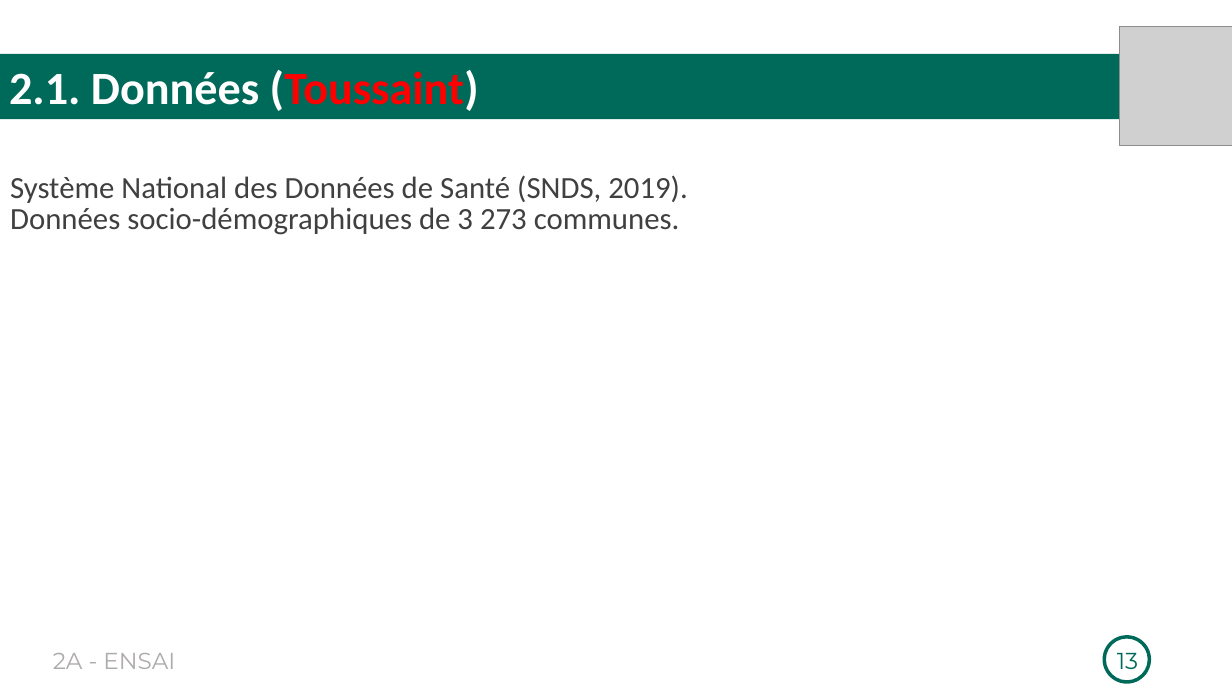
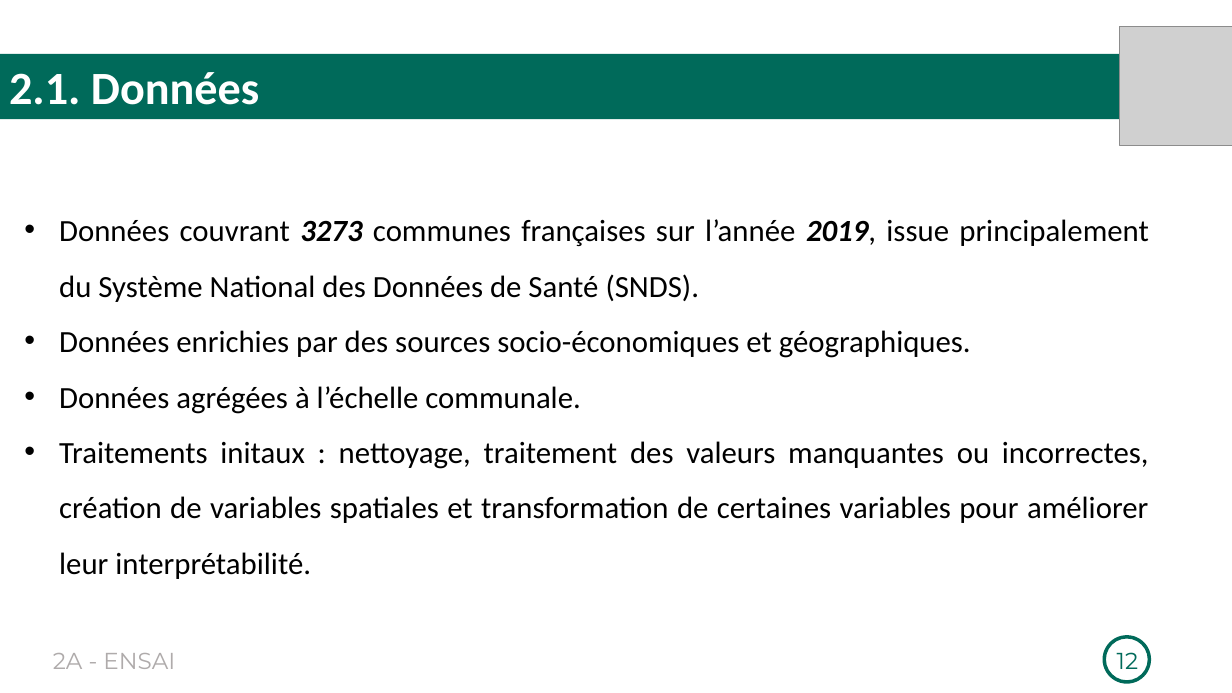
Before and after one commit to Richard-GOZAN/Projet-Stat-2A-Ensai, a slide deck: slide 12 of Présentation/Soutenance_Groupe25.pptx (slide 13 before the commit). Drawn at 1232x693 pixels with LibreOffice and Linux fonts; fonts in the diff are those of the drawing; grey boxes stand for pictures. Boxes give left, top, right and bottom in pixels: in the first picture for what was removed or moved away, otherwise in the second. Text is boxed around its words. In the diff, an @@ line names an element or a change of style, - is before the commit and + after.

Commit message:
Version modifiée de Toussaint

```diff
--- a/Présentation/Soutenance_Groupe25.pptx
+++ b/Présentation/Soutenance_Groupe25.pptx
@@ text in rectangle at box(9, 72, 259, 105): text changed @@
-2.1. Données (Toussaint)
+2.1. Données
@@ text removed at box(10, 175, 687, 235) @@
-Système National des Données de Santé (SNDS, 2019).
-Données socio-démographiques de 3 273 communes.
@@ text added at box(59, 219, 1149, 579), 24 pt, text #000000 @@
+• Données couvrant 3273 communes françaises sur l’année 2019, issue principalement du Système National des Données de Santé (SNDS).
+• Données enrichies par des sources socio-économiques et géographiques.
+• Données agrégées à l’échelle communale.
+• Traitements initaux : nettoyage, traitement des valeurs manquantes ou incorrectes, création de variables spatiales et transformation de certaines variables pour améliorer leur interprétabilité.
@@ page number at box(1117, 652, 1138, 669): text changed @@
-13
+12
```
Also in this commit, not shown: 6 other slides changed, 3 slides added, 3 slides removed.
